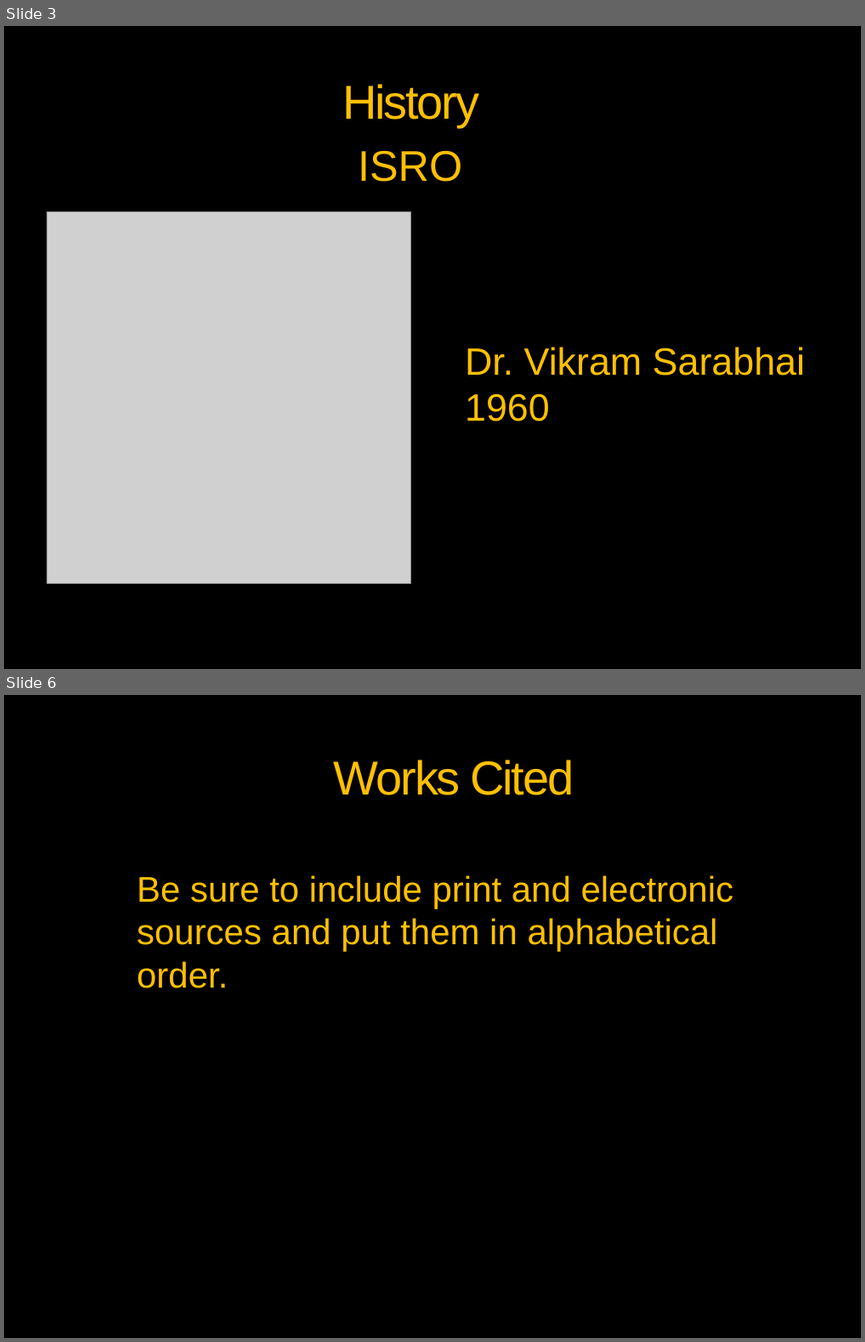
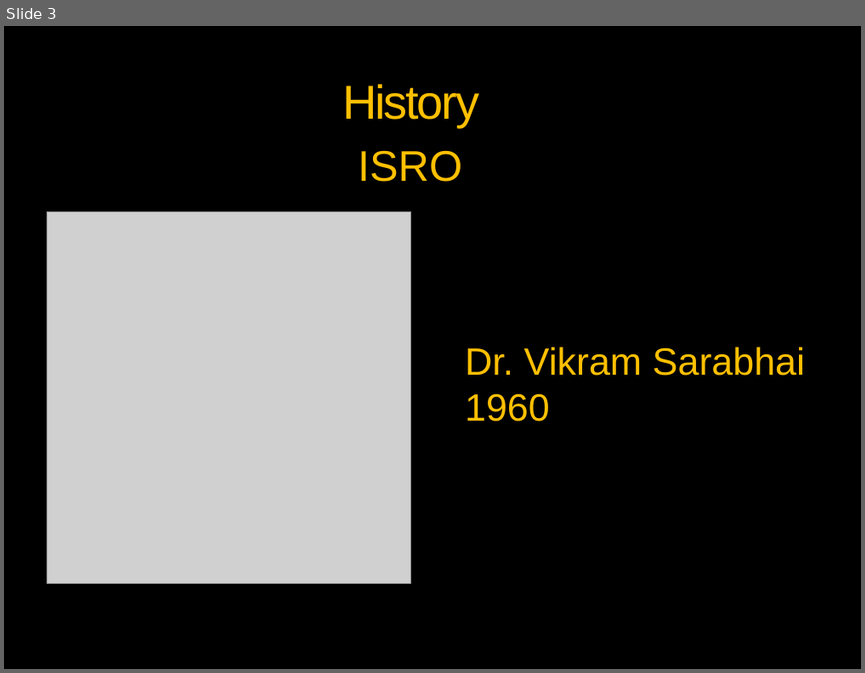
Before and after one commit to vickaas13/tedx, a slide deck: MOM- Taking India to MARS.pptx. Shown one above the other, each under a label of ours: slides 3 and 6 before the commit, slide 3 after it; the slides between them are not shown. The pictures are 865x1342 and 865x673 pixels, drawn with LibreOffice and Linux fonts; fonts in the diff are those of the drawing; grey boxes stand for pictures; background and template pictures are left out. Boxes give left, top, right and bottom in pixels: in the first picture for what was removed or moved away, otherwise in the second. Text is boxed around its words. In the diff, an @@ line names an element or a change of style, - is before the commit and + after.

```diff
--- a/MOM- Taking India to MARS.pptx
+++ b/MOM- Taking India to MARS.pptx
@@ slide 6 removed at [4, 695, 861, 1338], background picture (left out); not listed: 3 template elements that a slide beside it also shows @@
@@ title removed at [334, 760, 574, 795] @@
-Works Cited
@@ text removed at [137, 875, 734, 988] @@
-Be sure to include print and electronic sources and put them in alphabetical order.
```
Also in this commit, not shown: 1 slide changed, 4 slides added, 2 other slides removed, 1 other file.
